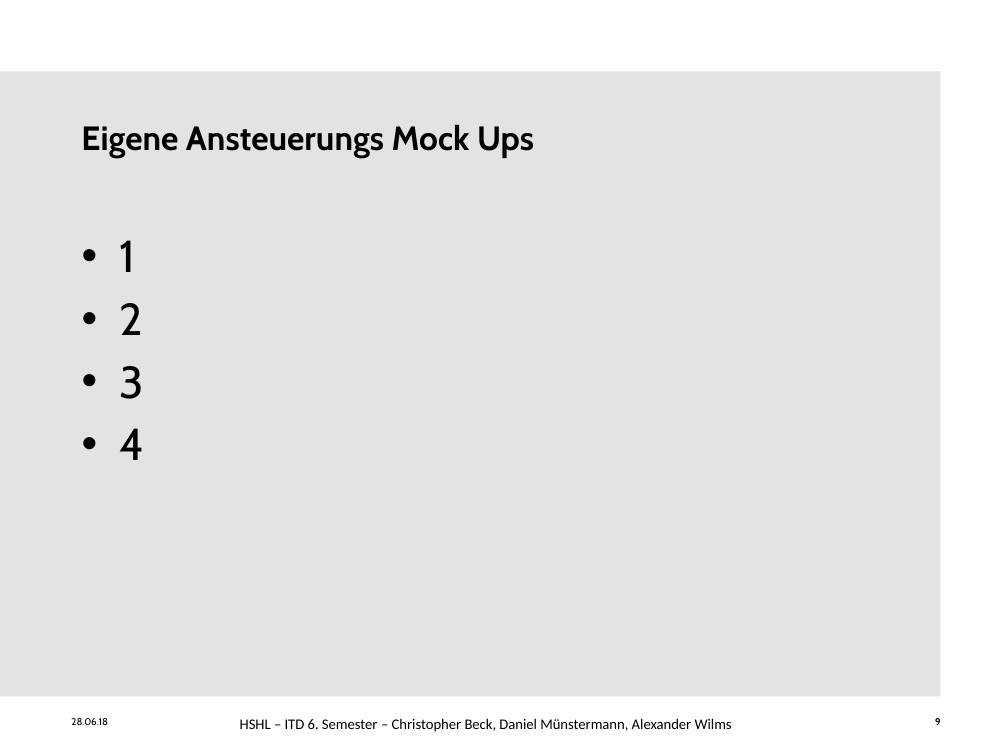
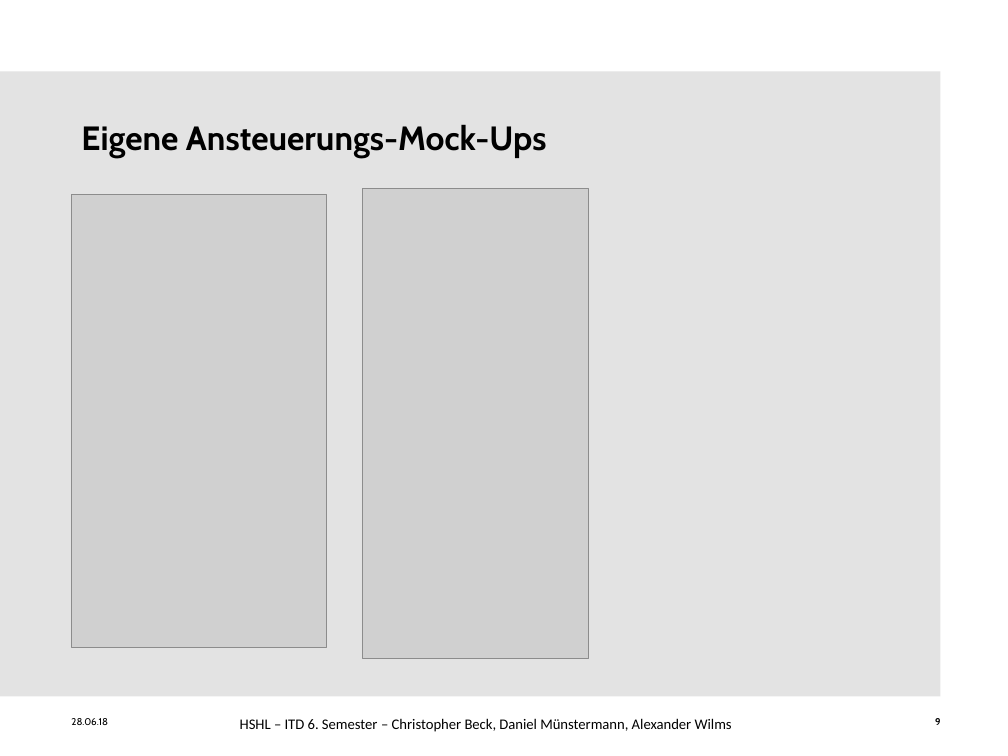
Before and after one commit to ChristineAgethen/Interaktionskonzept_Rollstuhl, a slide deck: slide 9 of Interaktionskonzept.pptx. Drawn at 1008x756 pixels with LibreOffice and Linux fonts; fonts in the diff are those of the drawing; grey boxes stand for pictures; background and template pictures are left out. Boxes give left, top, right and bottom in pixels: in the first picture for what was removed or moved away, otherwise in the second. Text is boxed around its words. In the diff, an @@ line names an element or a change of style, - is before the commit and + after.

```diff
--- a/Interaktionskonzept.pptx
+++ b/Interaktionskonzept.pptx
@@ text at [81, 124, 547, 158]: text changed @@
-Eigene Ansteuerungs Mock Ups
+Eigene Ansteuerungs-Mock-Ups
@@ picture added at [72, 195, 327, 647] @@
@@ picture added at [363, 188, 589, 659] @@
@@ text removed at [119, 240, 144, 460] @@
-• 1
-• 2
-• 3
-• 4
```
Also in this commit, not shown: 1 other slide changed, 1 other file.
